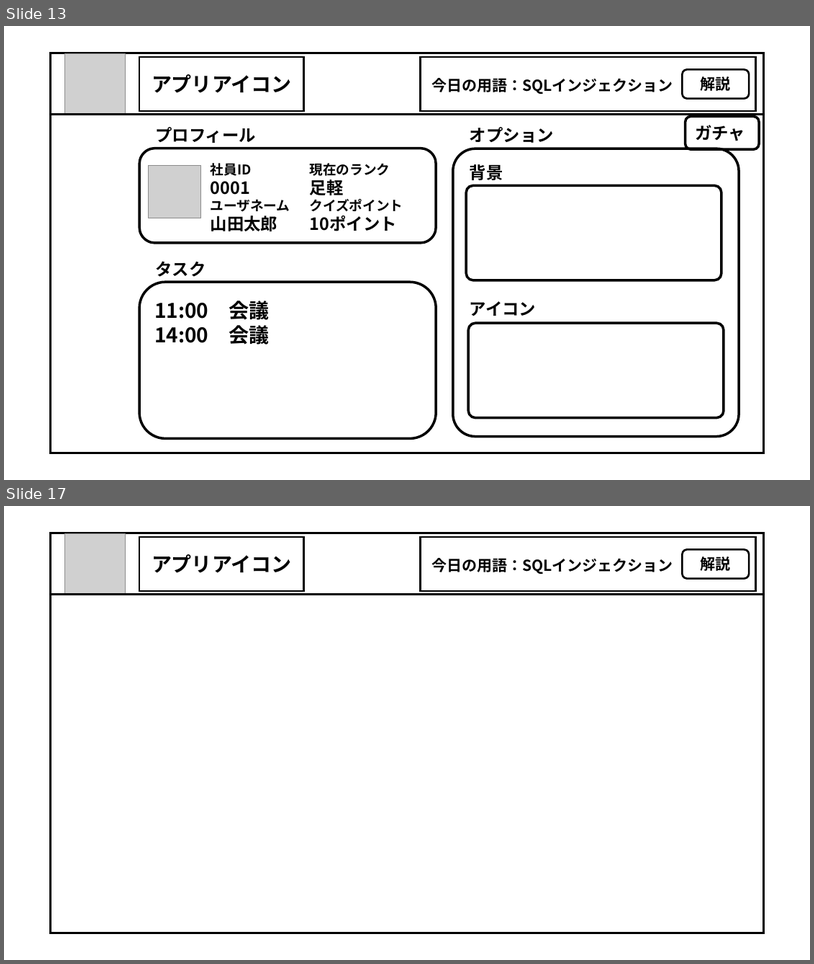
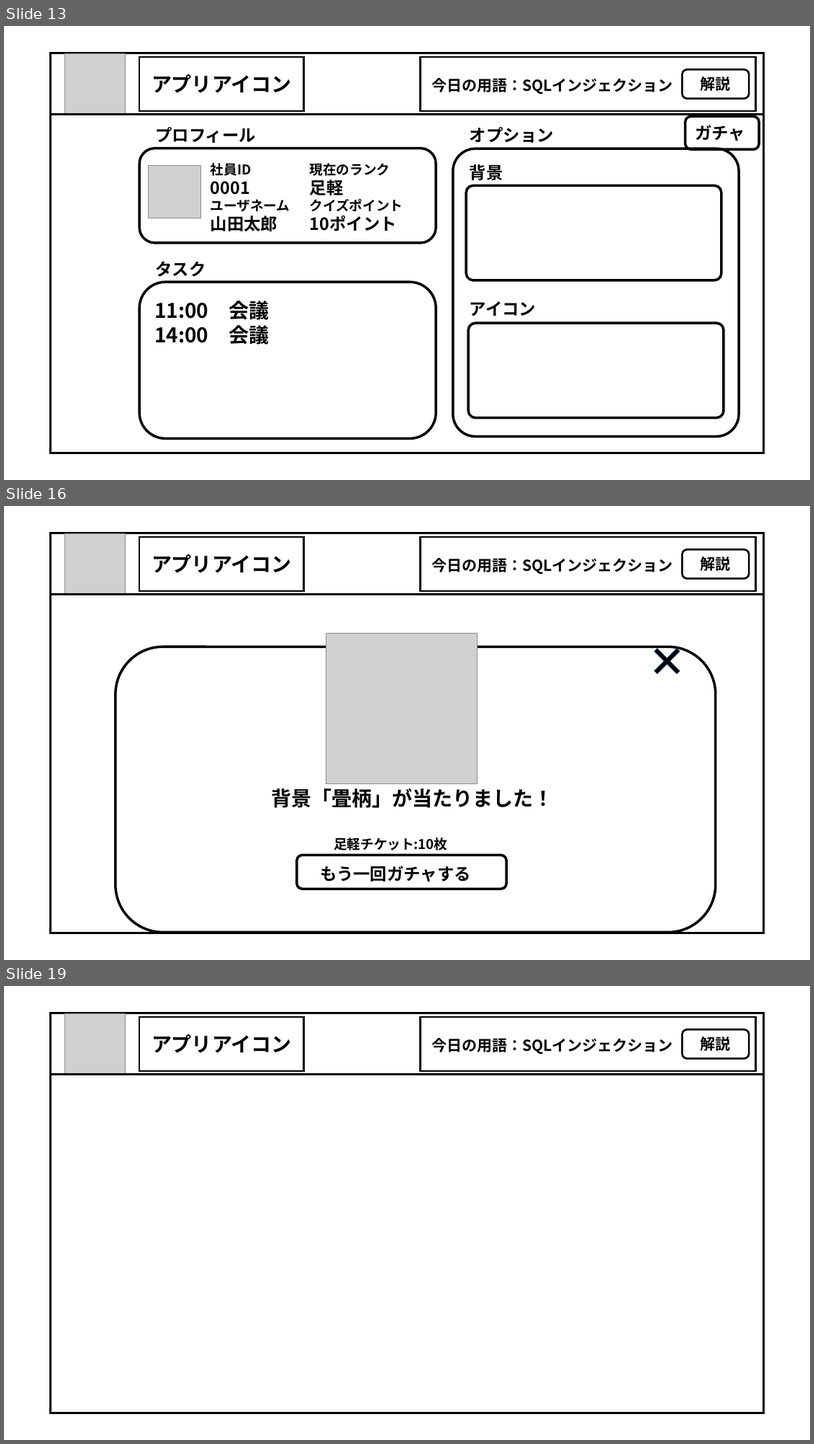
Before and after one commit to dojo2023/E-2, a slide deck: doc/外部設計書_画面設計_図.pptx. Shown one above the other, each under a label of ours: slides 13 and 17 before the commit, slides 13, 16 and 19 after it; the slides between them are not shown. The pictures are 814x964 and 814x1444 pixels, drawn with LibreOffice and Linux fonts; fonts in the diff are those of the drawing; grey boxes stand for pictures. Boxes give left, top, right and bottom in pixels: in the first picture for what was removed or moved away, otherwise in the second. Text is boxed around its words. In the diff, an @@ line names an element or a change of style, - is before the commit and + after.

```diff
--- a/doc/外部設計書_画面設計_図.pptx
+++ b/doc/外部設計書_画面設計_図.pptx
@@ slide 16 added at (4, 506, 810, 960), background #FFFFFF @@
@@ rectangle added at (51, 533, 764, 932), fill #FFFFFF, outline #000000 2.25 pt @@
@@ picture added at (65, 534, 126, 595) @@
@@ rectangle added at (139, 537, 304, 591), outline #000000 2.25 pt, 24 pt, text #000000, bold @@
+アプリアイコン
@@ rectangle added at (421, 537, 756, 591), outline #000000 2.25 pt @@
@@ text added at (432, 558, 673, 574), 18 pt, text #000000, bold @@
+今日の用語：SQLインジェクション
@@ rounded rectangle added at (683, 549, 749, 579), outline #000000 2.25 pt, 18 pt, text #000000, bold @@
+解説
@@ line added from (51, 595) to (764, 595), #000000 2.25 pt @@
@@ picture added at (327, 633, 478, 784) @@
@@ rounded rectangle added at (116, 647, 716, 932), outline #000000 3 pt @@
@@ cross added at (646, 640, 689, 682), fill #000000, outline #1E3256 1 pt @@
@@ text added at (271, 788, 553, 808), 24 pt, text #000000, bold @@
+背景「畳柄」が当たりました！
@@ text added at (334, 837, 448, 850), 16 pt, text #000000, bold @@
+足軽チケット:10枚
@@ rounded rectangle added at (297, 855, 507, 889), outline #000000 3 pt @@
@@ text added at (320, 865, 471, 882), 20 pt, text #000000, bold @@
+もう一回ガチャする
@@ what was slide 17 is now slide 19 @@
```
Also in this commit, not shown: 4 slides changed, 1 other slide added, 9 other files.
